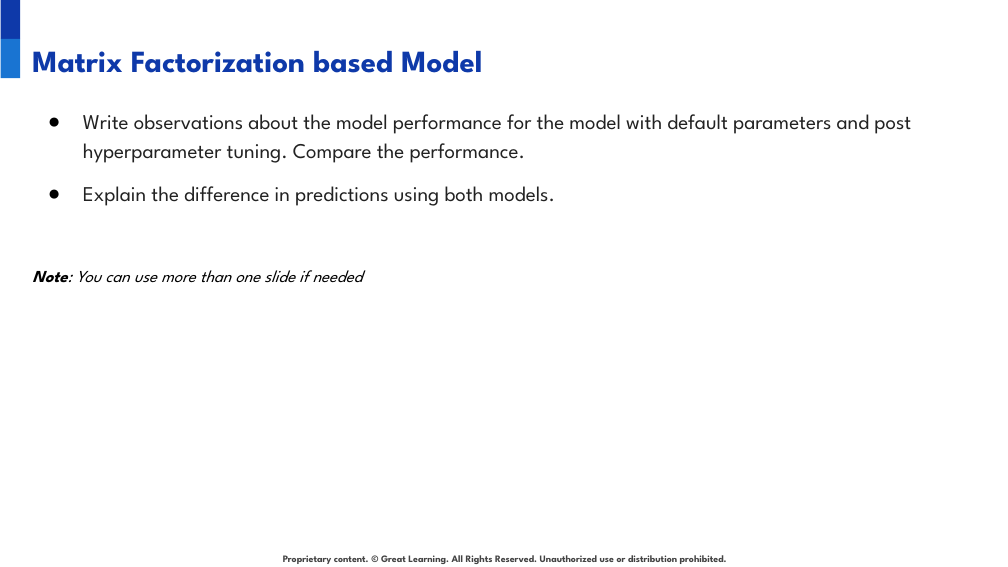
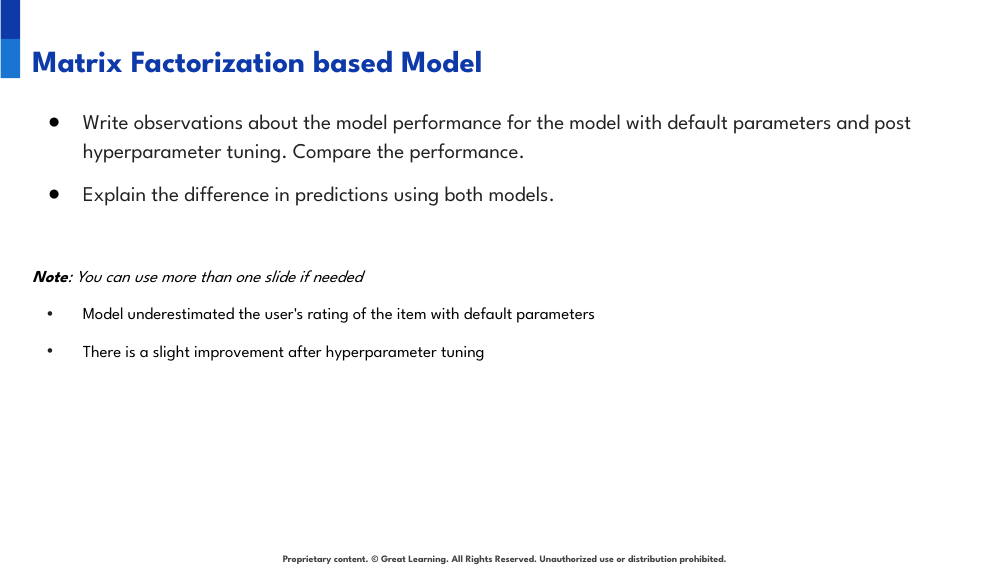
Before and after one commit to aktermitu13/Product-Recommendation-System, a slide deck: slide 9 of Presentation+Template+-+Amazon+Product+Recommendation+System.pptx (slide 8 before the commit). Drawn at 1008x567 pixels with LibreOffice and Linux fonts; fonts in the diff are those of the drawing; background and template pictures are left out. Boxes give left, top, right and bottom in pixels: in the first picture for what was removed or moved away, otherwise in the second. Text is boxed around its words. In the diff, an @@ line names an element or a change of style, - is before the commit and + after.

```diff
--- a/Presentation+Template+-+Amazon+Product+Recommendation+System.pptx
+++ b/Presentation+Template+-+Amazon+Product+Recommendation+System.pptx
@@ text at [83,307,595,361]: paragraphs added @@
+• Model underestimated the user's rating of the item with default parameters
+• There is a slight improvement after hyperparameter tuning
```
Also in this commit, not shown: 5 other slides changed, 2 slides added, 1 slide removed, 1 other file.
